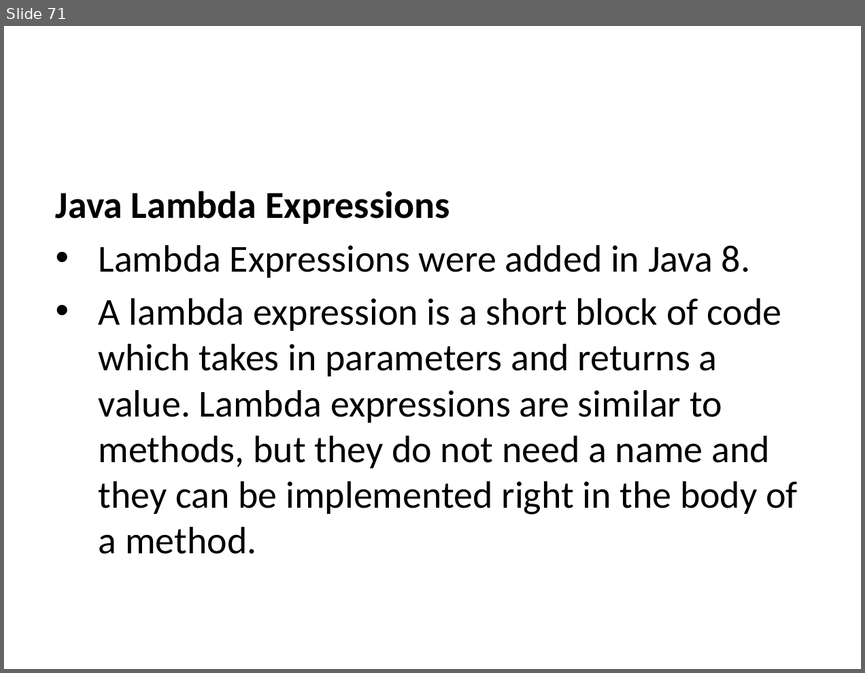
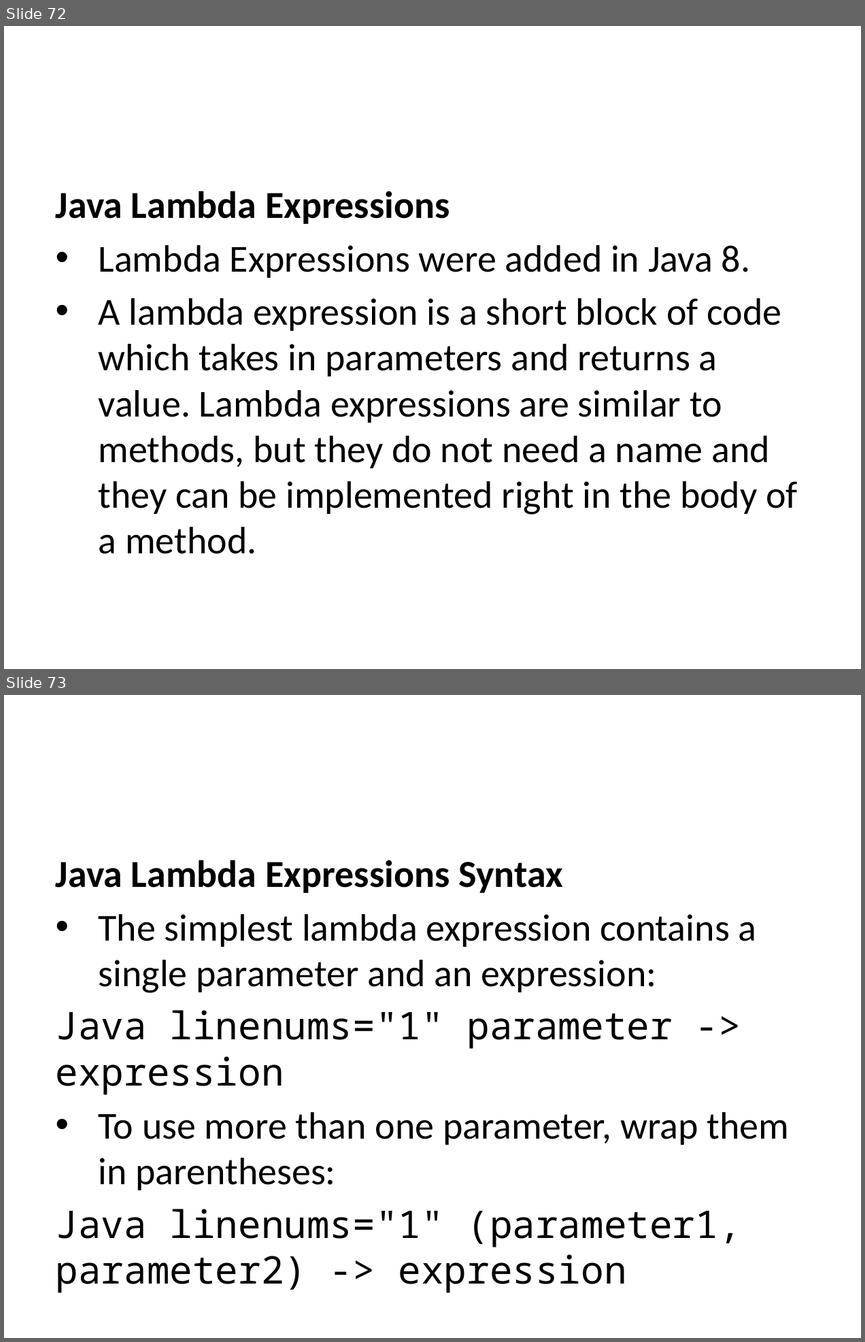
Before and after one commit to ucoruh/ce204-object-oriented-programming, a slide deck: week-3/ce204-week-3.md_word.pptx. Shown one above the other, each under a label of ours: slide 71 before the commit, slides 72 and 73 after it. The pictures are 865x673 and 865x1342 pixels, drawn with LibreOffice and Linux fonts; fonts in the diff are those of the drawing. Boxes give left, top, right and bottom in pixels: in the first picture for what was removed or moved away, otherwise in the second. Text is boxed around its words. In the diff, an @@ line names an element or a change of style, - is before the commit and + after.

```diff
--- a/week-3/ce204-week-3.md_word.pptx
+++ b/week-3/ce204-week-3.md_word.pptx
@@ slide 73 added at [4, 695, 861, 1338], background #FFFFFF @@
@@ text added at [56, 860, 789, 1247], 32 pt, text #000000 @@
+Java Lambda Expressions Syntax
+• The simplest lambda expression contains a single parameter and an expression:
+Java linenums="1" parameter -> expression
+• To use more than one parameter, wrap them in parentheses:
+Java linenums="1" (parameter1, parameter2) -> expression
@@ what was slide 71 is now slide 72 @@
```
Also in this commit, not shown: 6 slides changed, 2 other slides added, 11 other files.
